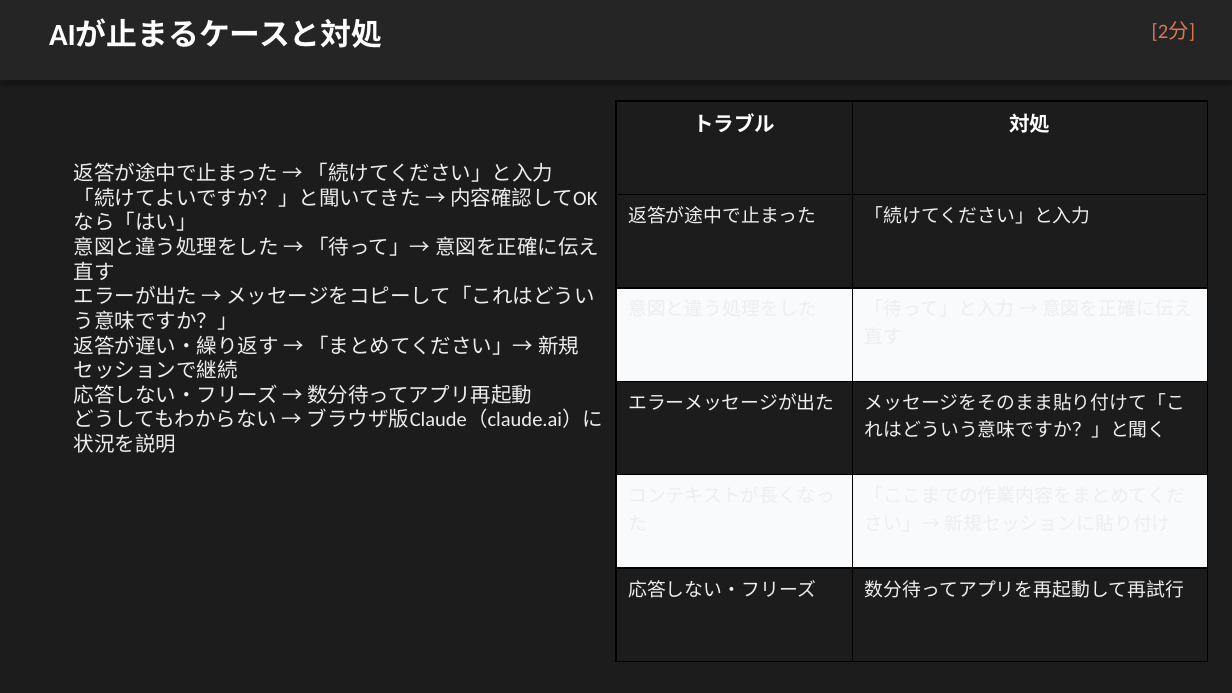
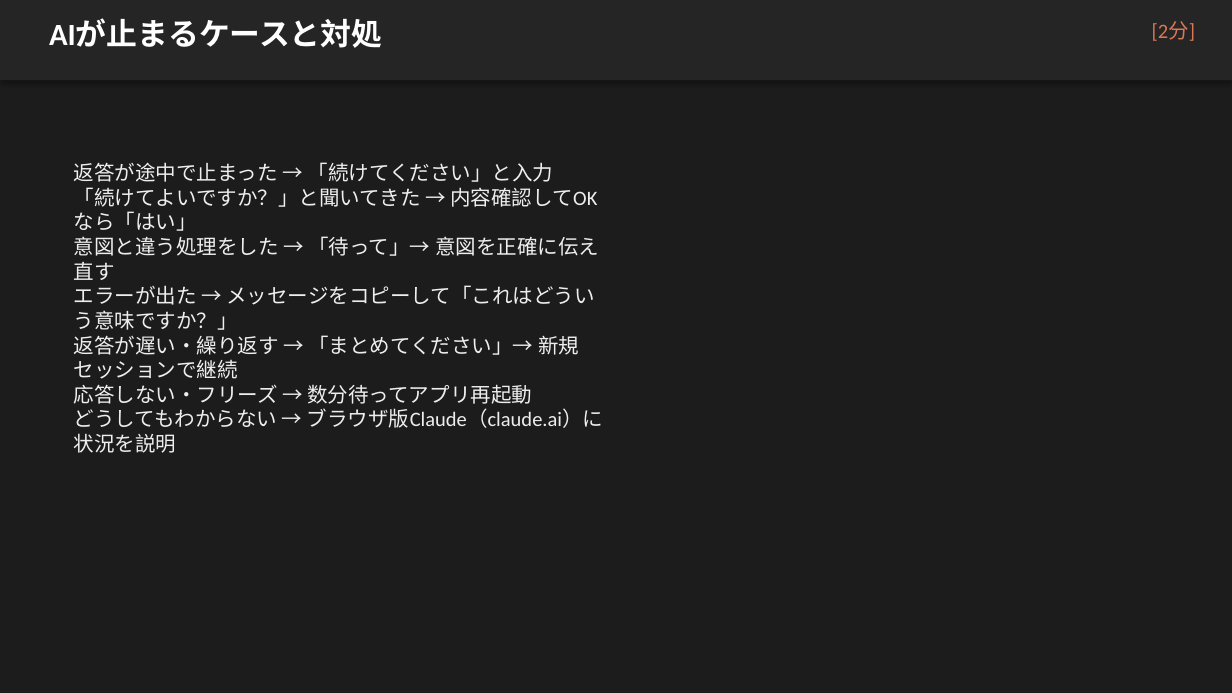
Before and after one commit to zatune-gif/kurashi-no-dodai-log, a slide deck: slide 16 of 00-01_han-ai/training-materials/course05_jissen_claude_code.pptx. Drawn at 1232x693 pixels with LibreOffice and Linux fonts; fonts in the diff are those of the drawing. Boxes give left, top, right and bottom in pixels: in the first picture for what was removed or moved away, otherwise in the second. Text is boxed around its words. In the diff, an @@ line names an element or a change of style, - is before the commit and + after.

```diff
--- a/00-01_han-ai/training-materials/course05_jissen_claude_code.pptx
+++ b/00-01_han-ai/training-materials/course05_jissen_claude_code.pptx
@@ table removed at (616,101,1207,662), 6 rows, 2 columns @@
-トラブル | 対処
-返答が途中で止まった | 「続けてください」と入力
-意図と違う処理をした | 「待って」と入力 → 意図を正確に伝え直す
-エラーメッセージが出た | メッセージをそのまま貼り付けて「これはどういう意味ですか？」と聞く
-コンテキストが長くなった | 「ここまでの作業内容をまとめてください」→ 新規セッションに貼り付け
-応答しない・フリーズ | 数分待ってアプリを再起動して再試行
```
Also in this commit, not shown: 5 other slides changed, 7 other files.
